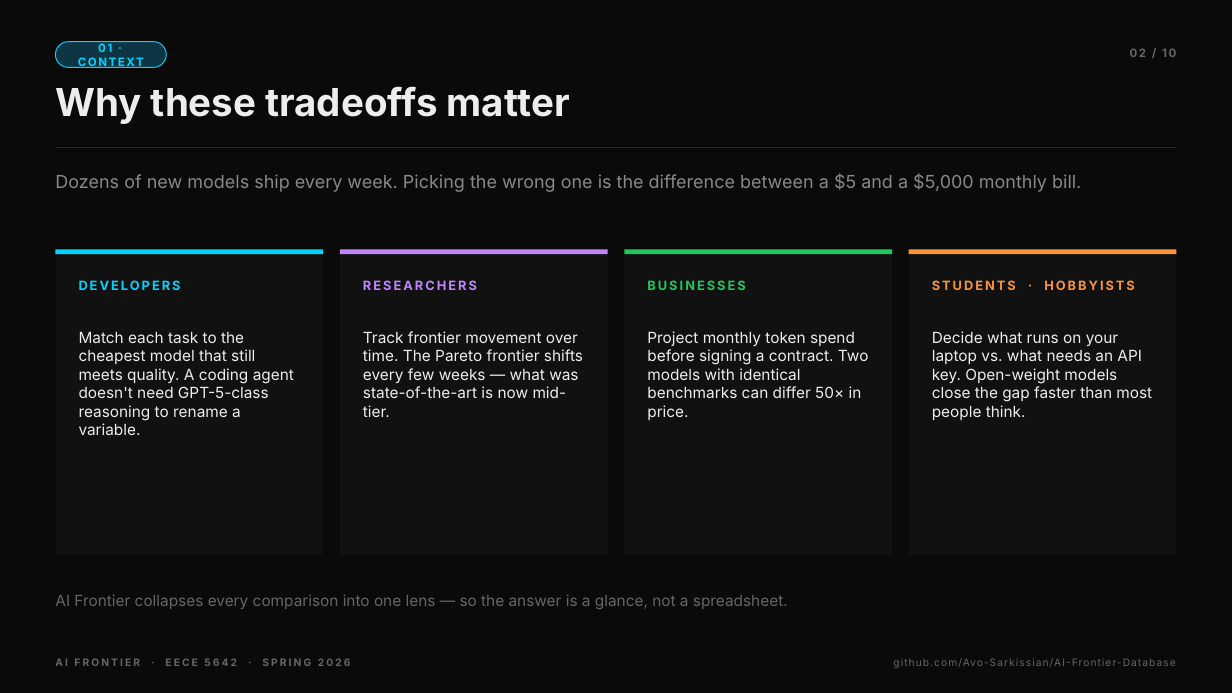
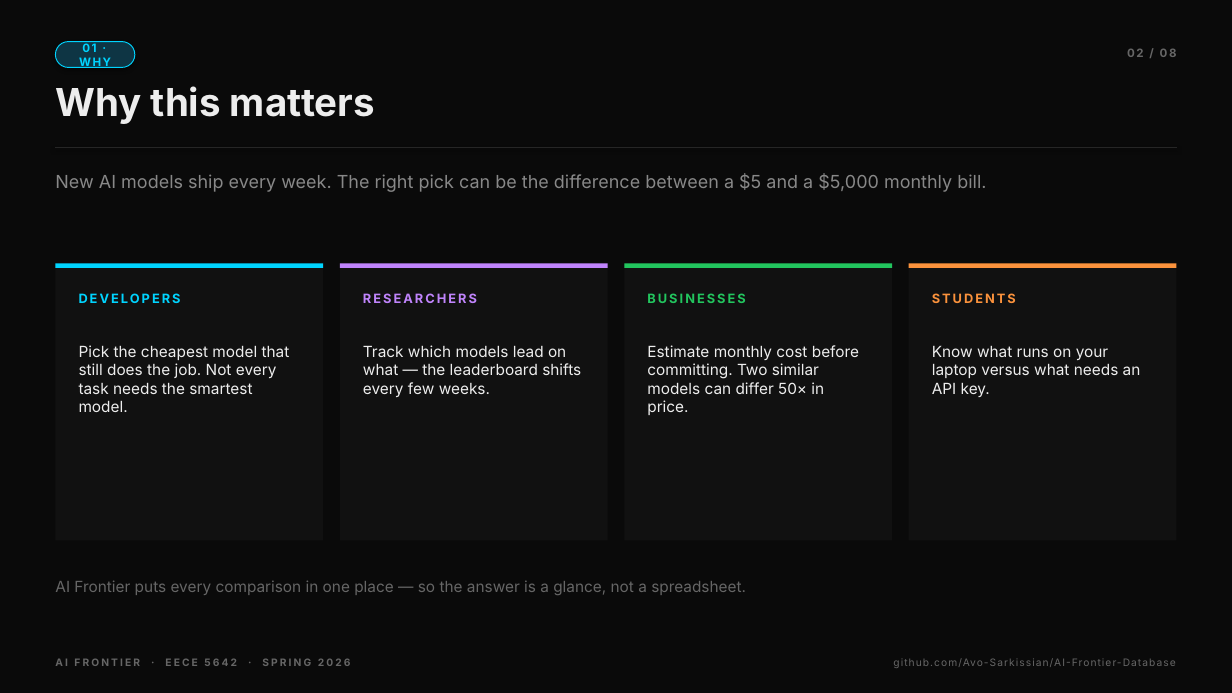
Before and after one commit to Avo-Sarkissian/AI-Frontier-Database, a slide deck: slide 2 of AI_Frontier_Presentation.pptx. Drawn at 1232x693 pixels with LibreOffice and Linux fonts; fonts in the diff are those of the drawing. Boxes give left, top, right and bottom in pixels: in the first picture for what was removed or moved away, otherwise in the second. Text is boxed around its words. In the diff, an @@ line names an element or a change of style, - is before the commit and + after.

```diff
--- a/AI_Frontier_Presentation.pptx
+++ b/AI_Frontier_Presentation.pptx
@@ rounded rectangle "01 · WHY": place and size @@
-rounded rectangle "01 · WHY" at bbox=[55, 42, 166, 67]
+rounded rectangle "01 · WHY" at bbox=[55, 42, 135, 67]
@@ text in rounded rectangle at bbox=[79, 43, 111, 69]: text changed @@
-01 · CONTEXT
+01 · WHY
@@ text at bbox=[1127, 48, 1177, 57]: text changed @@
-02 / 10
+02 / 08
@@ text at bbox=[55, 86, 375, 124]: text changed @@
-Why these tradeoffs matter
+Why this matters
@@ text at bbox=[55, 173, 986, 192]: text changed @@
-Dozens of new models ship every week. Picking the wrong one is the difference between a $5 and a $5,000 monthly bill.
+New AI models ship every week. The right pick can be the difference between a $5 and a $5,000 monthly bill.
@@ rectangle: place and size @@
-rectangle at bbox=[55, 250, 323, 555]
+rectangle at bbox=[55, 263, 323, 541]
@@ rectangle: place and size @@
-rectangle at bbox=[340, 250, 608, 555]
+rectangle at bbox=[340, 263, 608, 541]
@@ rectangle: place and size @@
-rectangle at bbox=[625, 250, 893, 555]
+rectangle at bbox=[625, 263, 893, 541]
@@ 4 rectangles, 3 texts: place and size @@
-4 rectangles, 3 texts at bbox=[55, 250, 1177, 290]
+4 rectangles, 3 texts at bbox=[55, 263, 1177, 303]
@@ rectangle: place and size @@
-rectangle at bbox=[909, 250, 1177, 555]
+rectangle at bbox=[909, 263, 1177, 541]
@@ text at bbox=[932, 293, 1016, 303]: text changed @@
-STUDENTS · HOBBYISTS
+STUDENTS
@@ text at bbox=[79, 345, 290, 412]: text changed @@
-Match each task to the cheapest model that still meets quality. A coding agent doesn't need GPT-5-class reasoning to rename a variable.
+Pick the cheapest model that still does the job. Not every task needs the smartest model.
@@ text at bbox=[363, 345, 581, 397]: text changed @@
-Track frontier movement over time. The Pareto frontier shifts every few weeks — what was state-of-the-art is now mid-tier.
+Track which models lead on what — the leaderboard shifts every few weeks.
@@ text at bbox=[647, 345, 859, 415]: text changed @@
-Project monthly token spend before signing a contract. Two models with identical benchmarks can differ 50× in price.
+Estimate monthly cost before committing. Two similar models can differ 50× in price.
@@ text at bbox=[932, 346, 1141, 397]: text changed @@
-Decide what runs on your laptop vs. what needs an API key. Open-weight models close the gap faster than most people think.
+Know what runs on your laptop versus what needs an API key.
@@ text at bbox=[55, 580, 746, 595]: text changed @@
-AI Frontier collapses every comparison into one lens — so the answer is a glance, not a spreadsheet.
+AI Frontier puts every comparison in one place — so the answer is a glance, not a spreadsheet.
```
Also in this commit, not shown: 1 other slide changed, 6 slides added, 8 slides removed, 1 other file.
